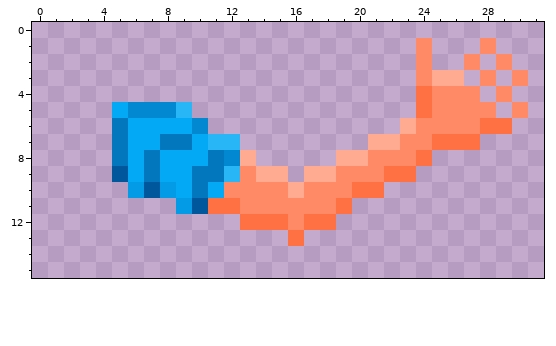
One commit to this pixel-art file: Entwurf/Hand.aseprite. The picture above is the old version.
32x16 pixels, 1 frame.
After the commit:
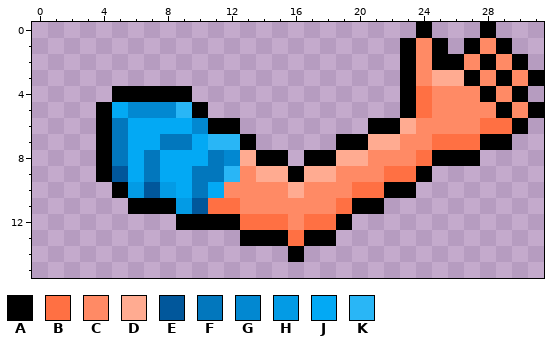
Palette (. is transparent): A #000000  B #ff7043  C #ff8a65  D #ffab91  E #01579b  F #0277bd  G #0288d1  H #039be5  J #03a9f4  K #29b6f6
Change:
The author put colour A in row 0 at x 24 and 28; in row 1 at x 23, 25, 27 and 29; in row 2 at x 23, 25 to 26, 28 and 30; in row 3 at x 23, 27, 29 and 31; in row 4 at x 5 to 9, 23, 28 and 30; in row 5 at x 4, 10, 23, 29 and 31.
The author put colour A in row 6 at x 4, 11 to 12, 21 to 22 and 30; in row 7 at x 4, 13, 19 to 20 and 28 to 29; in row 8 at x 4, 14 to 15, 17 to 18 and 25 to 27; in row 9 at x 4, 16 and 24; in row 10 at x 5 and 22 to 23; in row 11 at x 6 to 8 and 20 to 21.
The author put colour A in row 12 at x 9 to 12 and 19; in row 13 at x 13 to 15 and 17 to 18; in row 14 at x 16.
Where, in picture pixels (left, top, right, bottom), the same in both pictures:
added: (96, 22, 544, 262)
